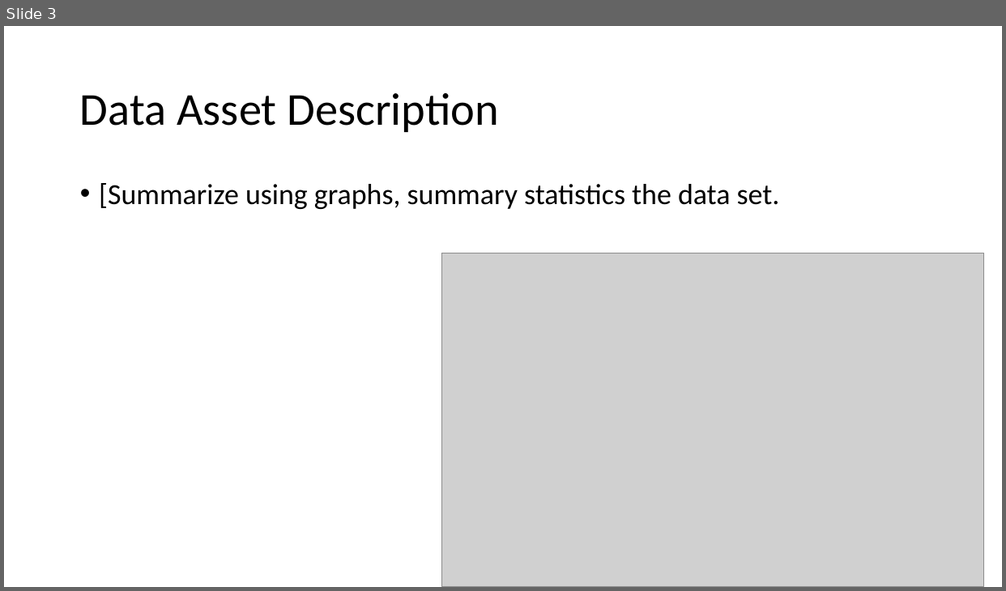
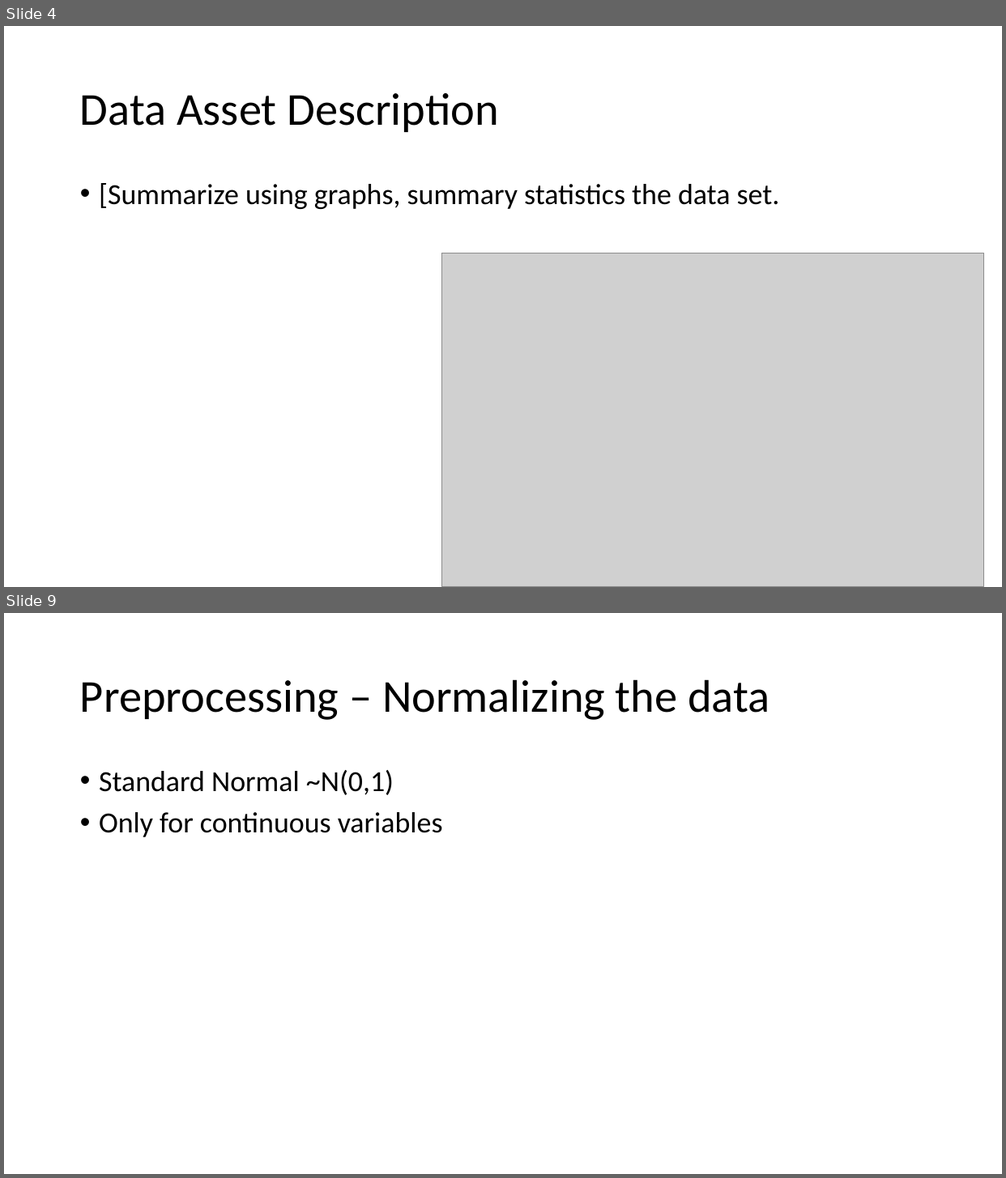
Before and after one commit to donaldsonm731/Asthma_Prediction, a slide deck: Mid_Semester_Pres.pptx. Shown one above the other, each under a label of ours: slide 3 before the commit, slides 4 and 9 after it; the slides between them are not shown. The pictures are 1006x591 and 1006x1178 pixels, drawn with LibreOffice and Linux fonts; fonts in the diff are those of the drawing; grey boxes stand for pictures. Boxes give left, top, right and bottom in pixels: in the first picture for what was removed or moved away, otherwise in the second. Text is boxed around its words. In the diff, an @@ line names an element or a change of style, - is before the commit and + after.

```diff
--- a/Mid_Semester_Pres.pptx
+++ b/Mid_Semester_Pres.pptx
@@ slide 9 added at <box>4,613,1002,1174</box>, background #FFFFFF @@
@@ title added at <box>80,679,769,720</box>, 44 pt, text #000000 @@
+Preprocessing – Normalizing the data
@@ text added at <box>99,770,443,837</box>, 28 pt, text #000000 @@
+• Standard Normal ~N(0,1)
+• Only for continuous variables
@@ what was slide 3 is now slide 4 @@
```
Also in this commit, not shown: 4 slides changed, 8 other slides added, 1 other file.
